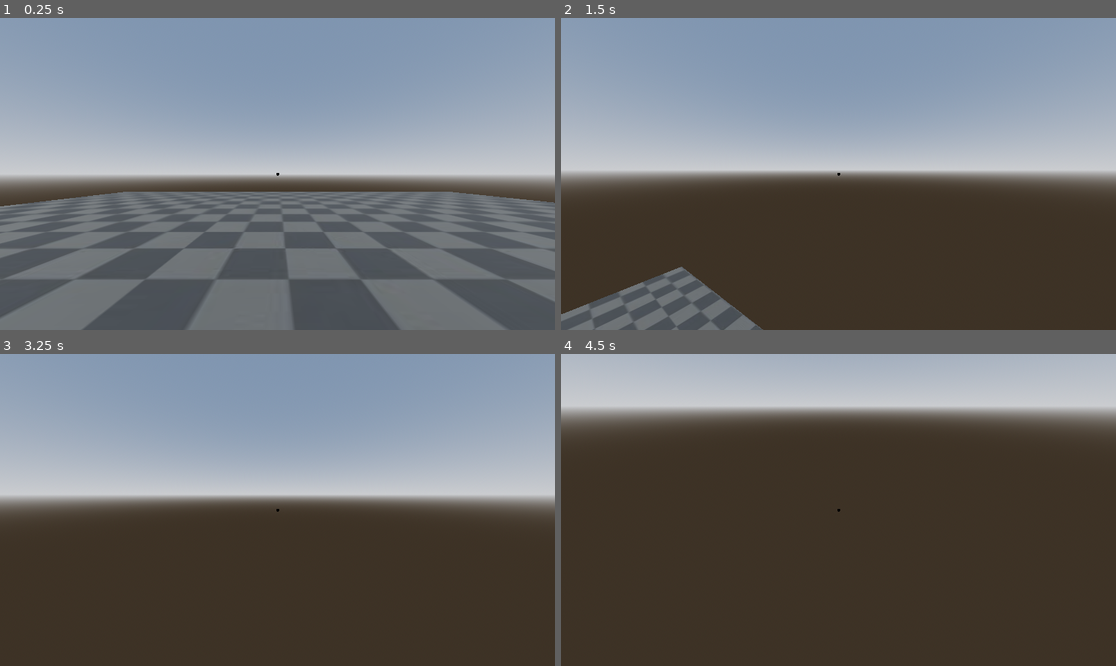
Above: before the commit, frames 1-4 (two rows, left to right).
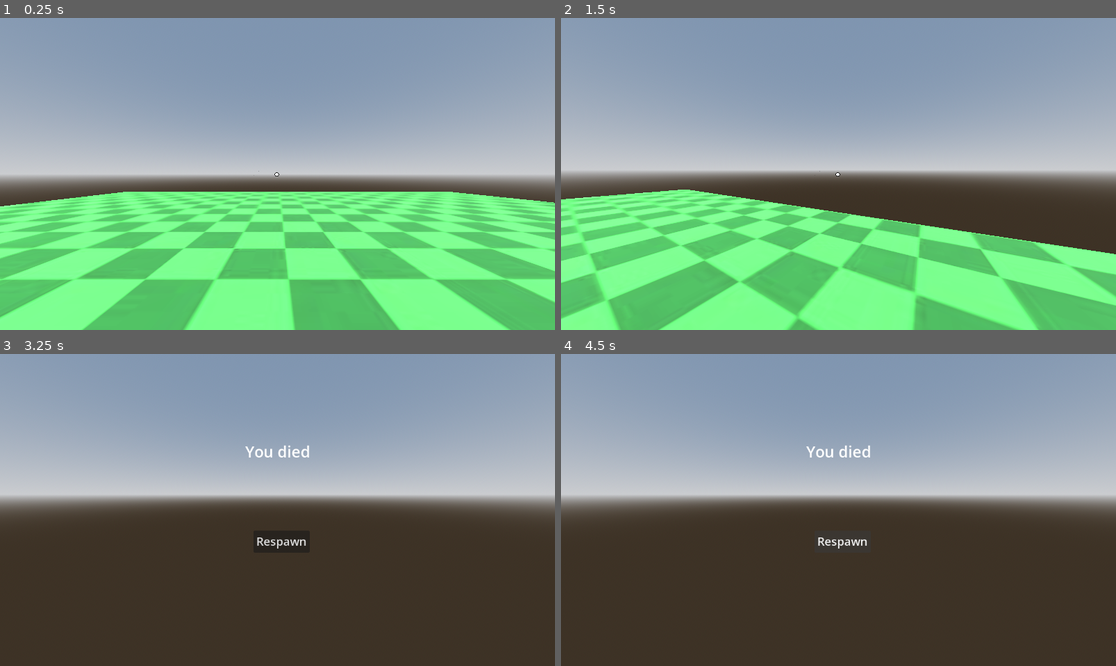
Above: after the commit, the same moments.

Repository: DabPlayZ1/Dab-s_Obby
Game: Godot game, scene res://mainbaseplate.tscn
Two runs of this game, one before a commit and one after it. Both use one fixed random seed, a clock stepped at 60 frames per second and the inputs below.
Inputs (mouse positions are in pixels of both pictures, inside the frame that each line leads up to):
- Up to frame 1 (0.25 s): no input
- Up to frame 2 (1.5 s): tap Enter at 0.5 s; move the mouse to (866, 174) at 0.52 s; hold Space (Jump) 0.53-1.28 s; hold W (Move_Forward) from 0.53 s (still down); move the mouse to (810, 174) at 1.27 s; tap - (Decrease Sensitivity) at 1.35 s
- Up to frame 3 (3.25 s): keep holding W (Move_Forward); tap Space (Jump) at 1.52, 1.55, 1.82, 2.85, 3.02 s; move the mouse to (288, 503) at 2.02 s; hold Space (Jump) 2.03-2.78 s; tap = (Normal Sens) at 2.1 s; move the mouse to (271, 516) at 2.77 s
- Up to frame 4 (4.5 s): tap Space (Jump) at 3.32 s; release W (Move_Forward) at 3.5 s; click (844, 541) at 3.5 s, where only the run after the commit has a clickable "Respawn"; click (844, 541) at 4.25 s, where only the run after the commit has a clickable "Respawn"

The runs differ from the first frame. In frame 1, 43% of the frame differs, in the area x 0-100%, y 48-100%; in frame 2, 37%; in frame 3, 0.3%; in frame 4, 50%, in the area x 0-100%, y 0-63%.

Commit message:
Improved movement, added coyote time, and added a death screen.

Diff:
--- a/character.tscn
+++ b/character.tscn
@@ -1,14 +1,13 @@
 [gd_scene format=3 uid="uid://de35835dwpq62"]
 
 [ext_resource type="Script" uid="uid://dlhdwrajipxrw" path="res://player.gd" id="1_glpr6"]
-[ext_resource type="Texture2D" uid="uid://c6hc03vr0kf2s" path="res://crosshair_black.png" id="2_pjt0s"]
 
 [sub_resource type="CapsuleShape3D" id="CapsuleShape3D_vu45j"]
 height = 1.5969238
 
 [sub_resource type="CapsuleMesh" id="CapsuleMesh_vu45j"]
 
-[node name="CharacterBody3D" type="CharacterBody3D" unique_id=1173876061]
+[node name="Player" type="CharacterBody3D" unique_id=1173876061]
 script = ExtResource("1_glpr6")
 
 [node name="CollisionShape3D" type="CollisionShape3D" parent="." unique_id=1727004444]
@@ -24,18 +23,3 @@
 transform = Transform3D(1, 0, 0, 0, 1, 0, 0, 0, 1, 0, 0.56986785, -0.45056328)
 current = true
 fov = 90.0
-
-[node name="TextureRect" type="TextureRect" parent="." unique_id=712010589]
-anchors_preset = 8
-anchor_left = 0.5
-anchor_top = 0.5
-anchor_right = 0.5
-anchor_bottom = 0.5
-offset_left = -34.375
-offset_top = -19.25
-offset_right = 34.375
-offset_bottom = 19.25
-grow_horizontal = 2
-grow_vertical = 2
-texture = ExtResource("2_pjt0s")
-expand_mode = 1
--- /dev/null
+++ b/fall.gd
@@ -0,0 +1,11 @@
+extends Area3D
+func _on_body_entered(body):
+	if body.name == "Player":
+		body.set_physics_process(false)
+		body.velocity = Vector3(0,0,0)
+		%Cursor.visible = false
+		%Respawn.disabled = false
+		%Respawn.visible = true
+		%Died.visible = true
+		Input.mouse_mode = Input.MOUSE_MODE_VISIBLE
+		%Player.captured = false
--- a/mainbaseplate.tscn
+++ b/mainbaseplate.tscn
@@ -2,6 +2,8 @@
 
 [ext_resource type="Texture2D" uid="uid://pv84anoe7pgp" path="res://Z.png" id="1_pdwh7"]
 [ext_resource type="PackedScene" uid="uid://de35835dwpq62" path="res://character.tscn" id="1_unmaq"]
+[ext_resource type="Script" uid="uid://bi6v1yl2wcmku" path="res://fall.gd" id="3_ha1rx"]
+[ext_resource type="Texture2D" uid="uid://chxfdfapnxwcv" path="res://crosswhite.png" id="4_3q5vj"]
 
 [sub_resource type="ProceduralSkyMaterial" id="ProceduralSkyMaterial_unmaq"]
 sky_horizon_color = Color(0.66224277, 0.6717428, 0.6867428, 1)
@@ -16,7 +18,7 @@
 tonemap_mode = 2
 
 [sub_resource type="StandardMaterial3D" id="StandardMaterial3D_unmaq"]
-albedo_color = Color(0.27022192, 0.27022192, 0.27022186, 1)
+albedo_color = Color(0.30987185, 0.7713683, 0.34046468, 1)
 albedo_texture = ExtResource("1_pdwh7")
 uv1_scale = Vector3(10, 7.5, 1)
 
@@ -24,6 +26,8 @@
 material = SubResource("StandardMaterial3D_unmaq")
 
 [sub_resource type="BoxShape3D" id="BoxShape3D_unmaq"]
+
+[sub_resource type="BoxShape3D" id="BoxShape3D_3q5vj"]
 
 [node name="Node3D" type="Node3D" unique_id=1289119348]
 
@@ -43,5 +47,65 @@
 [node name="CollisionShape3D" type="CollisionShape3D" parent="MeshInstance3D/StaticBody3D" unique_id=1632492787]
 shape = SubResource("BoxShape3D_unmaq")
 
-[node name="CharacterBody3D" parent="." unique_id=1173876061 instance=ExtResource("1_unmaq")]
+[node name="Player" parent="." unique_id=1173876061 instance=ExtResource("1_unmaq")]
+unique_name_in_owner = true
 transform = Transform3D(1, 0, 0, 0, 1, 0, 0, 0, 1, -0.779, 1.13, -0.03)
+
+[node name="Area3D" type="Area3D" parent="." unique_id=240322111]
+transform = Transform3D(44229.004, 0, 0, 0, -72.70551, 0.008748181, 0, -1.0978228e-05, -57936.586, 0, -96.82854, 4.140358e-06)
+script = ExtResource("3_ha1rx")
+
+[node name="CollisionShape3D" type="CollisionShape3D" parent="Area3D" unique_id=427270993]
+shape = SubResource("BoxShape3D_3q5vj")
+
+[node name="Respawn" type="Button" parent="." unique_id=1834766213]
+unique_name_in_owner = true
+visible = false
+anchors_preset = 8
+anchor_left = 0.5
+anchor_top = 0.5
+anchor_right = 0.5
+anchor_bottom = 0.5
+offset_left = -50.0
+offset_top = 43.0
+offset_right = 67.0
+offset_bottom = 88.5
+grow_horizontal = 2
+grow_vertical = 2
+theme_override_font_sizes/font_size = 24
+disabled = true
+text = "Respawn"
+expand_icon = true
+
+[node name="Cursor" type="TextureRect" parent="." unique_id=1312996825]
+unique_name_in_owner = true
+anchors_preset = 8
+anchor_left = 0.5
+anchor_top = 0.5
+anchor_right = 0.5
+anchor_bottom = 0.5
+offset_left = -226.0
+offset_top = -224.0
+offset_right = 229.0
+offset_bottom = 190.0
+grow_horizontal = 2
+grow_vertical = 2
+texture = ExtResource("4_3q5vj")
+expand_mode = 1
+
+[node name="Died" type="Label" parent="." unique_id=559108330]
+unique_name_in_owner = true
+visible = false
+anchors_preset = 5
+anchor_left = 0.5
+anchor_right = 0.5
+offset_left = -20.0
+offset_top = 180.0
+offset_right = 20.0
+offset_bottom = 203.0
+grow_horizontal = 2
+theme_override_colors/font_color = Color(1, 1, 1, 1)
+theme_override_font_sizes/font_size = 32
+text = "You died"
+
+[connection signal="body_entered" from="Area3D" to="Area3D" method="_on_body_entered"]
--- a/player.gd
+++ b/player.gd
@@ -1,9 +1,12 @@
 extends CharacterBody3D
-var sensitivity = 0.5
-var captured = true
-var speed = 10
-var jumpheight = 33
-var gravity = 100
+var sensitivity : float = 0.5
+@export var captured : bool = true
+var speed : int = 10
+var acceleration : int  = 70
+var jumpheight : int = 33
+var gravity : int = 100
+var coyotetimer : float = 0.0
+var coyotetime : float = 0.1
 # Camera Movement
 
 func _ready() -> void:
@@ -32,13 +35,21 @@
 		print(sensitivity)
 
 func _physics_process(delta: float) -> void:
-	var directions := Input.get_vector("Move_Left", "Move_Right", "Move_Forward", "Move_Backwards")
-	var movement := Vector3(directions.x, 0, directions.y)
-	var local_movement = transform.basis * movement
-	velocity.x = local_movement.x * speed
-	velocity.z = local_movement.z * speed
+	var directions : Vector2 = Input.get_vector("Move_Left", "Move_Right", "Move_Forward", "Move_Backwards")
+	var movement : Vector3 = Vector3(directions.x, 0, directions.y).normalized()
+	var local_movement : Vector3 = transform.basis * movement
+	#velocity.x += local_movement.x * speed * delta
+	#velocity.x = clamp(velocity.x, -speed, speed)
+	#velocity.z += local_movement.z * speed * delta
+	#velocity.z = clamp(velocity.z, -speed, speed)
+	velocity.x = move_toward(velocity.x, local_movement.x*speed, acceleration*delta)
+	velocity.z = move_toward(velocity.z, local_movement.z*speed, acceleration*delta)
 	velocity.y -= gravity * delta
-	if Input.is_action_pressed("Jump") and is_on_floor():
+	if is_on_floor():
+		coyotetimer = 0.0
+	else:
+		coyotetimer += delta
+	if Input.is_action_just_pressed("Jump") and (is_on_floor() or coyotetimer <= coyotetime):
 			velocity.y += jumpheight
 
 	move_and_slide()
Binary file added: crosswhite.png
Not shown, added: crosswhite.png.import
Not shown, added: fall.gd.uid
